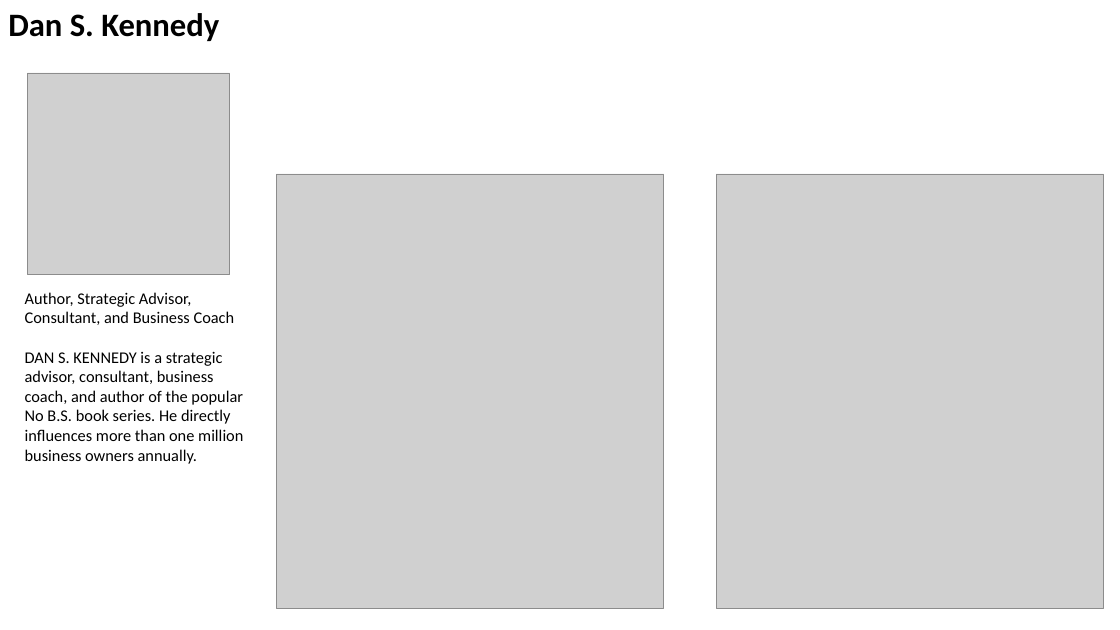
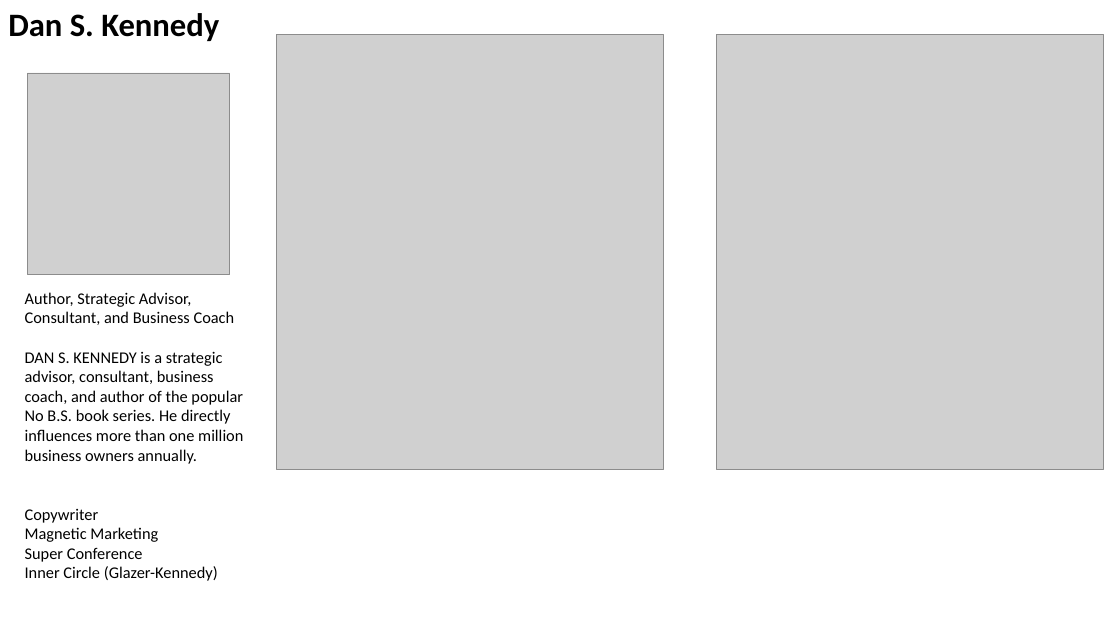
Before and after one commit to lselector/marketing, a slide deck: slide 14 of Marketing.pptx. Drawn at 1120x630 pixels with LibreOffice and Linux fonts; fonts in the diff are those of the drawing; grey boxes stand for pictures. Boxes give left, top, right and bottom in pixels: in the first picture for what was removed or moved away, otherwise in the second. Text is boxed around its words. In the diff, an @@ line names an element or a change of style, - is before the commit and + after.

Commit message:
update

```diff
--- a/Marketing.pptx
+++ b/Marketing.pptx
@@ picture: place and size @@
-picture at (276,174,664,608)
+picture at (276,34,664,469)
@@ picture: place and size @@
-picture at (717,174,1104,608)
+picture at (717,34,1104,469)
@@ text at (25,509,218,581): paragraphs added @@
+Copywriter
+Magnetic Marketing
+Super Conference
+Inner Circle (Glazer-Kennedy)
```
